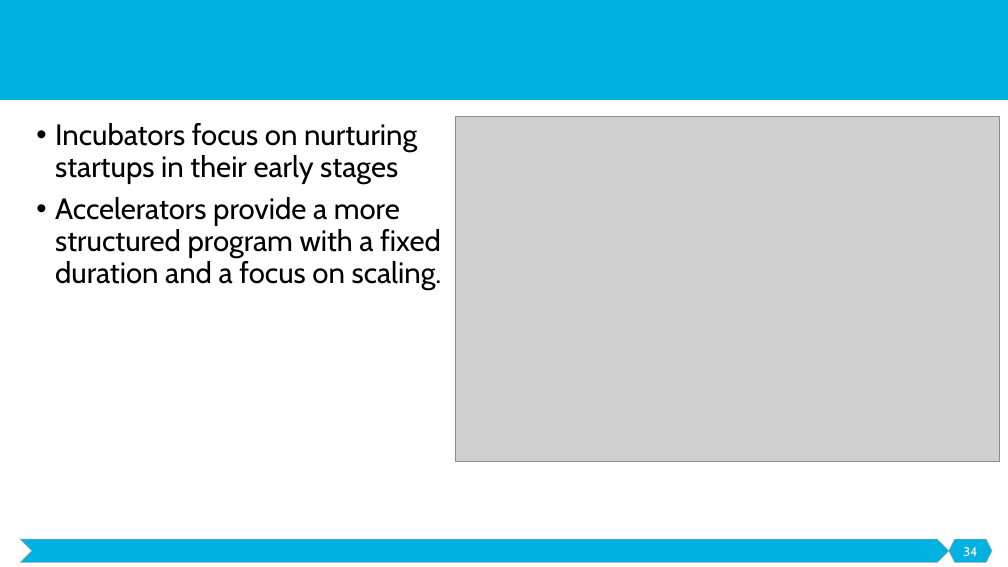
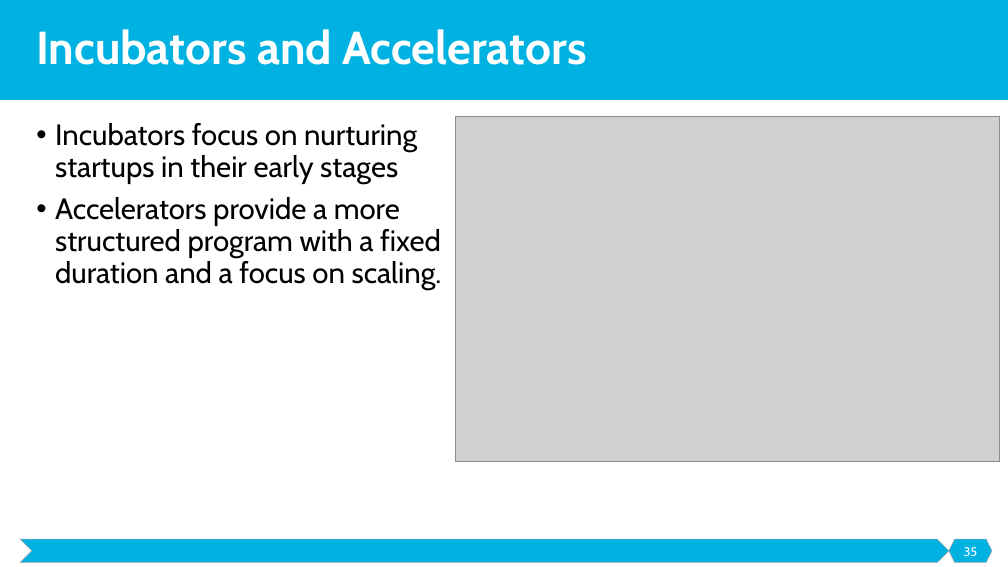
Before and after one commit to malenezi/malenezi, a slide deck: slide 35 of SE495/Lectures/5-Securing Funding/Securing Funding.pptx (slide 34 before the commit). Drawn at 1008x567 pixels with LibreOffice and Linux fonts; fonts in the diff are those of the drawing; grey boxes stand for pictures. Boxes give left, top, right and bottom in pixels: in the first picture for what was removed or moved away, otherwise in the second. Text is boxed around its words. In the diff, an @@ line names an element or a change of style, - is before the commit and + after.

```diff
--- a/SE495/Lectures/5-Securing Funding/Securing Funding.pptx
+++ b/SE495/Lectures/5-Securing Funding/Securing Funding.pptx
@@ title added at (36,29,586,65), 44 pt, text #FFFFFF, bold @@
+Incubators and Accelerators
@@ page number at (964,547,978,556): text changed @@
-34
+35
```
Also in this commit, not shown: 1 slide added, 1 other file.
